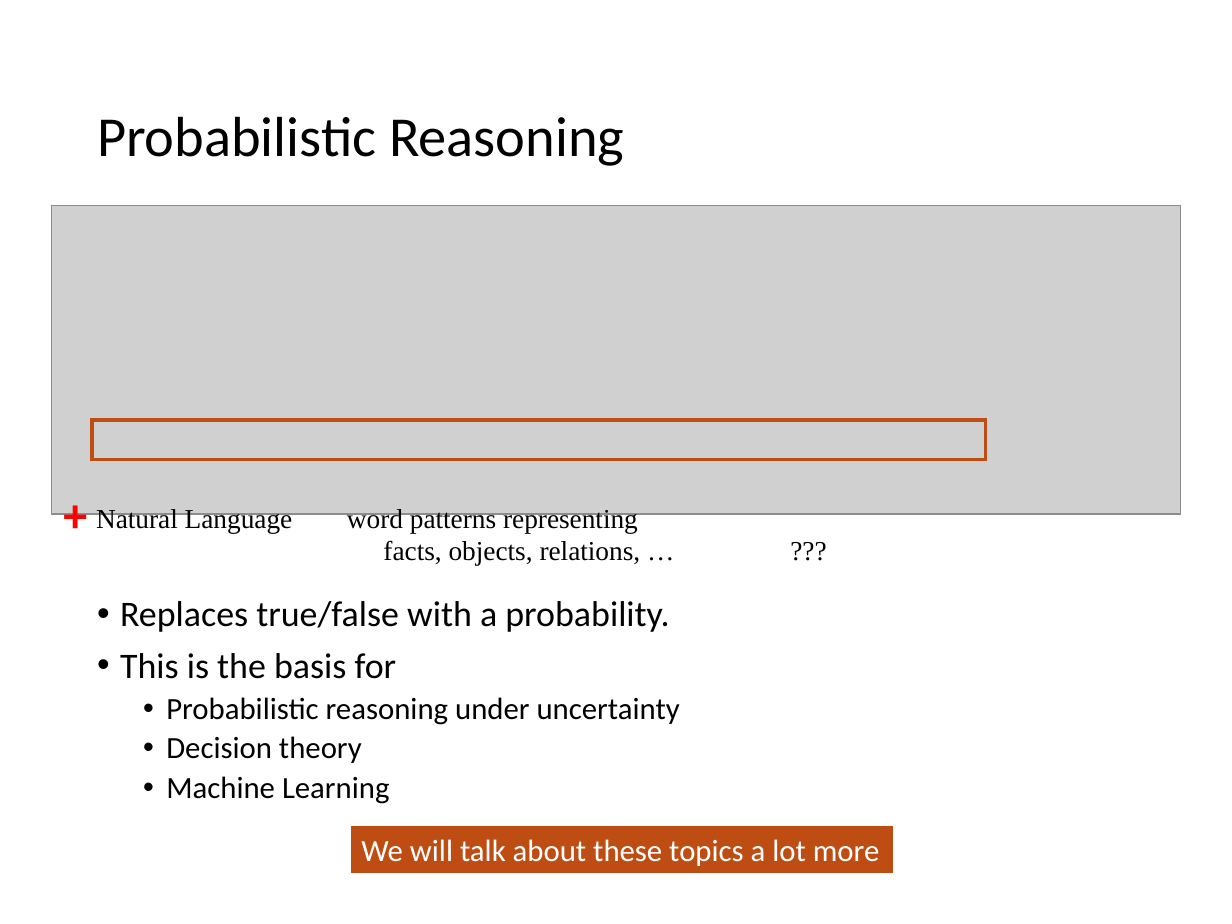
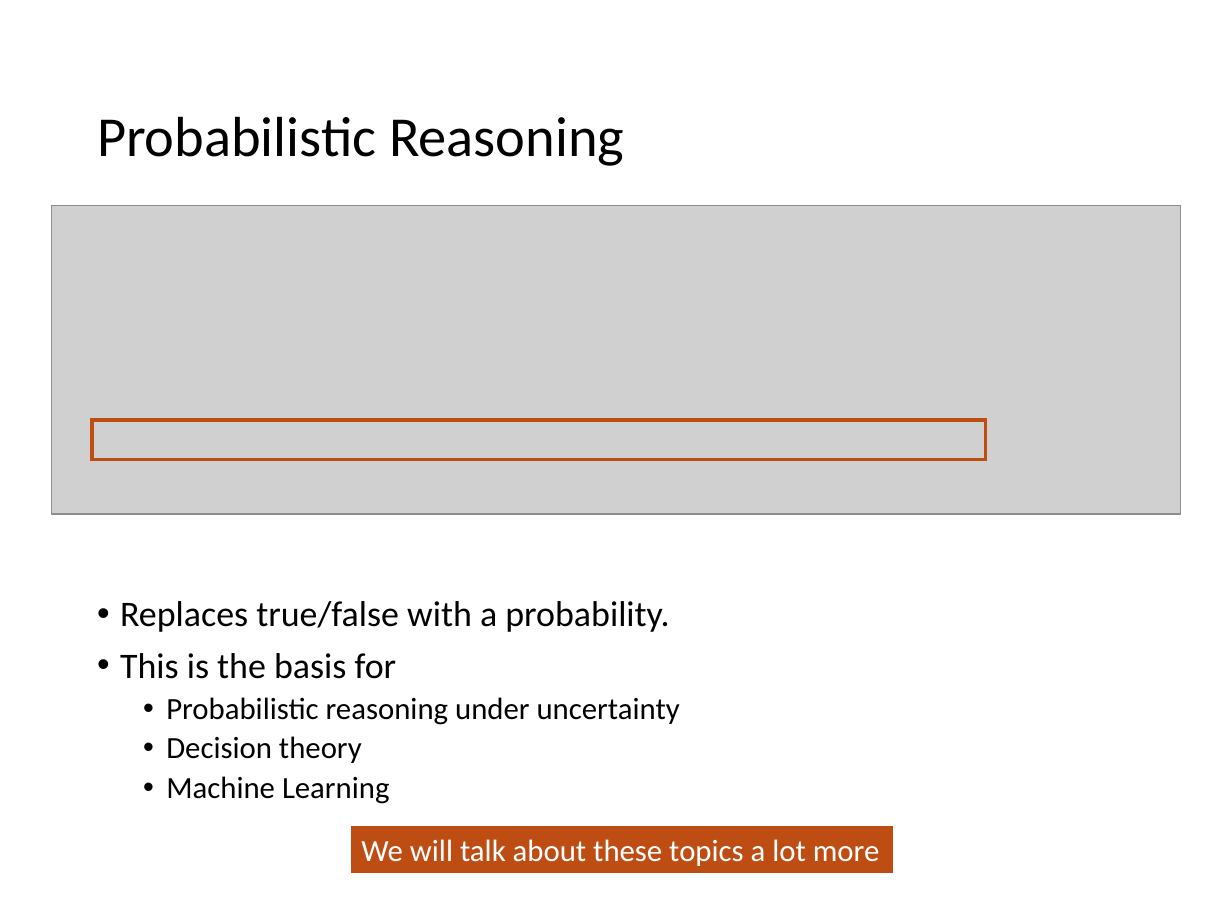
Before and after one commit to mhahsler/CS7320-AI, a slide deck: slide 10 of slides/07_knowledge-based.pptx (slide 16 before the commit). Drawn at 1232x924 pixels with LibreOffice and Linux fonts; fonts in the diff are those of the drawing; grey boxes stand for pictures. Boxes give left, top, right and bottom in pixels: in the first picture for what was removed or moved away, otherwise in the second. Text is boxed around its words. In the diff, an @@ line names an element or a change of style, - is before the commit and + after.

```diff
--- a/slides/07_knowledge-based.pptx
+++ b/slides/07_knowledge-based.pptx
@@ text removed at [52,479,92,549] @@
-+
@@ text removed at [96,509,641,566] @@
-Natural Language word patterns representing
-facts, objects, relations, … ???
```
Also in this commit, not shown: 5 other slides changed, 19 other files.
